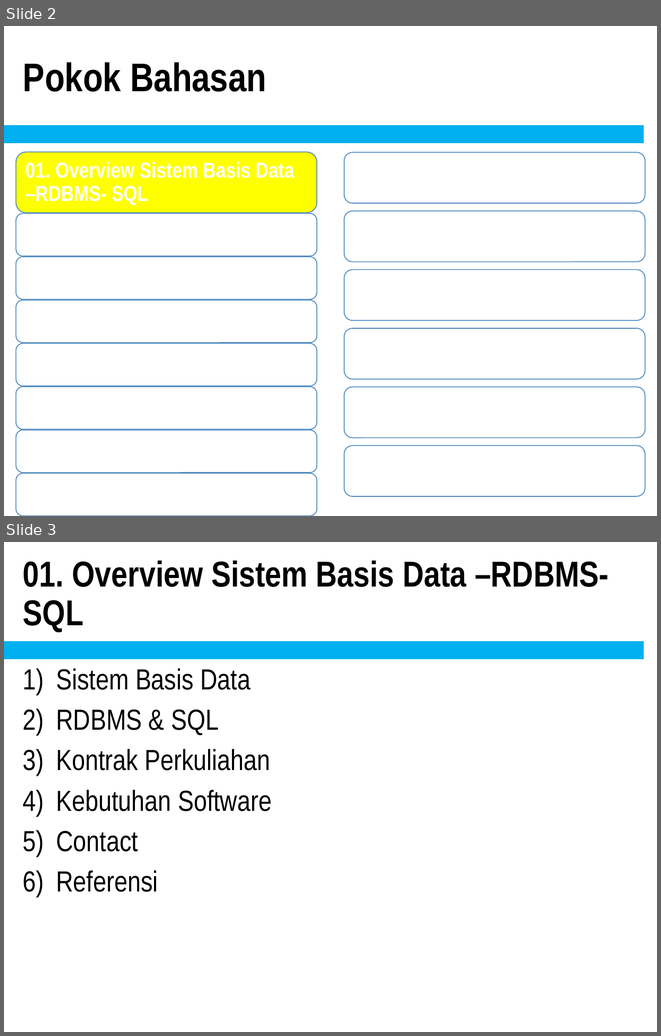
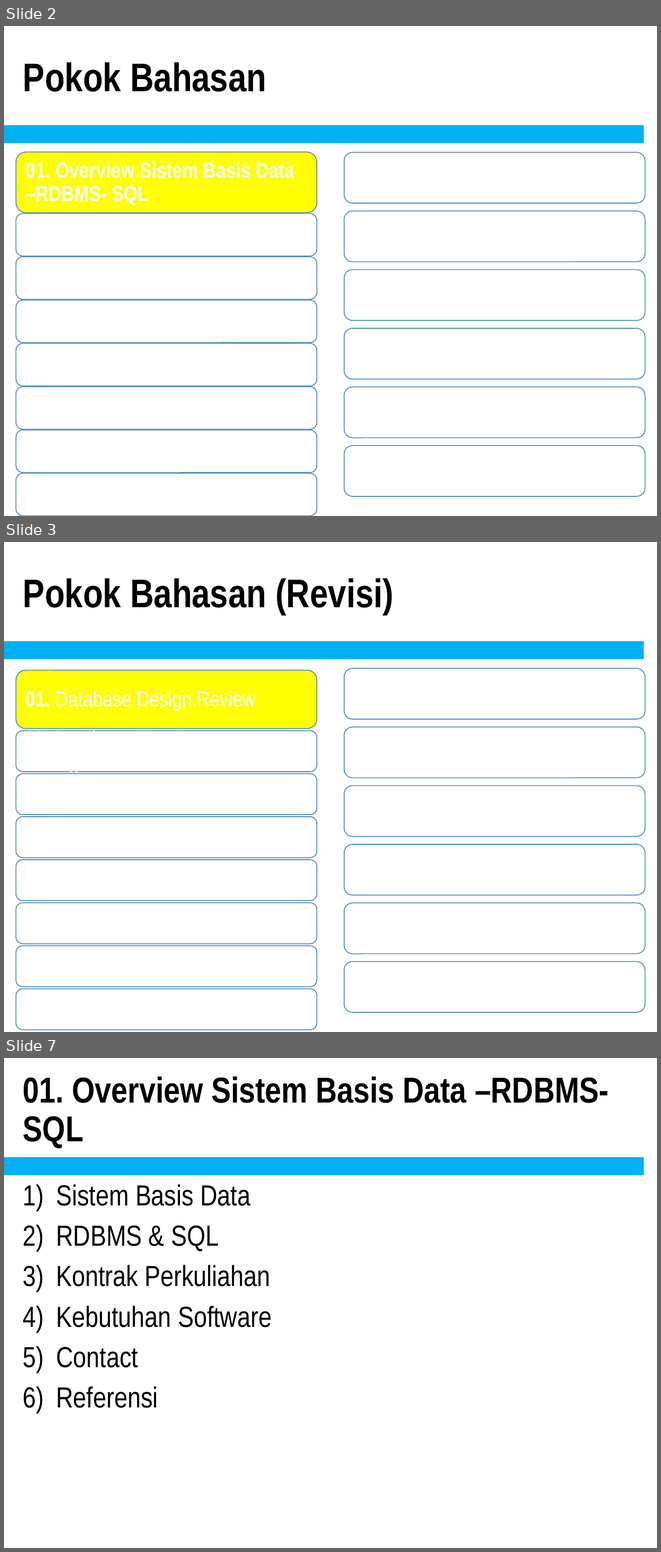
Before and after one commit to doniaft/Pengelolaan-Basis-Data, a slide deck: 1. Bahan Ajar/01. Pengelolaan Basis Data - Pendahuluan.pptx. Shown one above the other, each under a label of ours: slides 2 and 3 before the commit, slides 2, 3 and 7 after it; the slides between them are not shown. The pictures are 661x1036 and 661x1552 pixels, drawn with LibreOffice and Linux fonts; fonts in the diff are those of the drawing. Boxes give left, top, right and bottom in pixels: in the first picture for what was removed or moved away, otherwise in the second. Text is boxed around its words. In the diff, an @@ line names an element or a change of style, - is before the commit and + after.

```diff
--- a/1. Bahan Ajar/01. Pengelolaan Basis Data - Pendahuluan.pptx
+++ b/1. Bahan Ajar/01. Pengelolaan Basis Data - Pendahuluan.pptx
@@ slide 3 added at [4,542,657,1032], background #FFFFFF; not listed: 2 template elements that a slide beside it also shows @@
@@ title added at [23,578,394,615], 44 pt, text #000000, bold @@
+Pokok Bahasan (Revisi)
@@ group added at [344,668,645,1012]: 6 rounded rectangles, 1 text @@
+09. Stored Procedure / Function
@@ group added at [16,670,317,1030]: 8 rounded rectangles, 2 texts @@
+01. Database Design Review
+02. Database User Account Management
@@ what was slide 3 is now slide 7 @@
```
Also in this commit, not shown: 1 slide changed, 3 other slides added, 34 slides removed, 1 other file.
